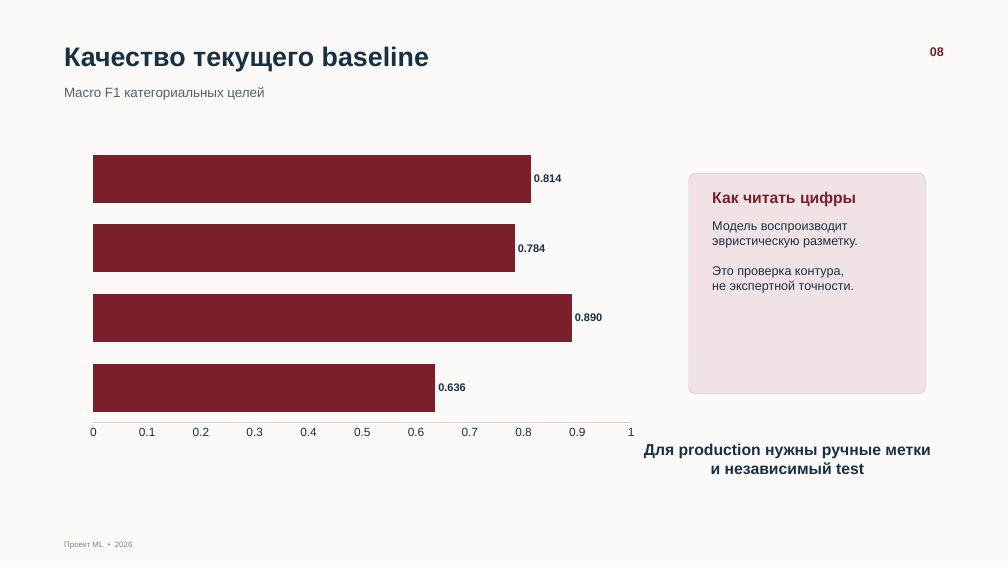
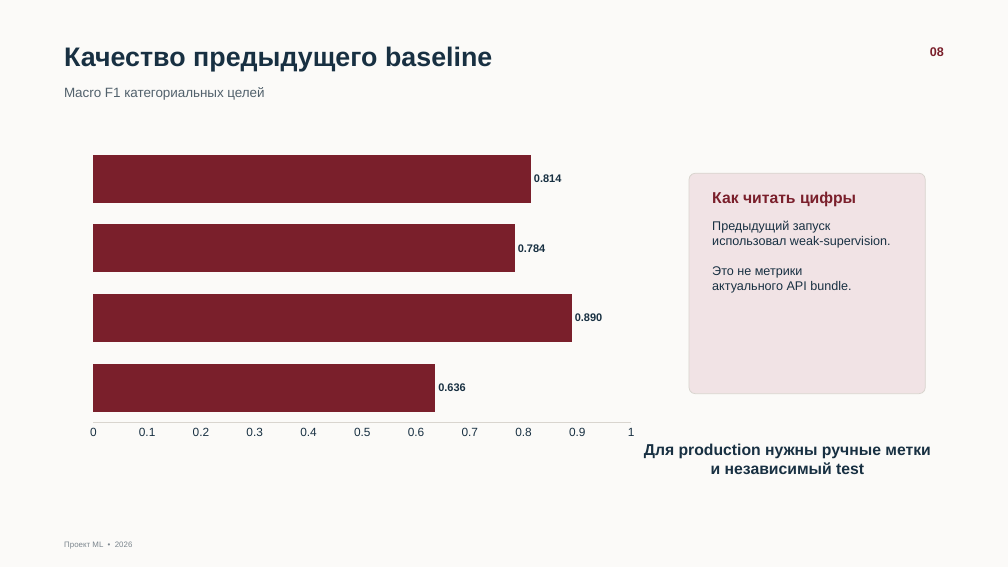
Before and after one commit to Daniil-fprog/netology_automatic_determination_wine_characteristics, a slide deck: slide 8 of presentations/wine_characteristics_defense_final.pptx. Drawn at 1008x567 pixels with LibreOffice and Linux fonts; fonts in the diff are those of the drawing. Boxes give left, top, right and bottom in pixels: in the first picture for what was removed or moved away, otherwise in the second. Text is boxed around its words. In the diff, an @@ line names an element or a change of style, - is before the commit and + after.

```diff
--- a/presentations/wine_characteristics_defense_final.pptx
+++ b/presentations/wine_characteristics_defense_final.pptx
@@ text at [64,46,492,71]: text changed @@
-Качество текущего baseline
+Качество предыдущего baseline
@@ text at [712,220,891,293]: text changed @@
-Модель воспроизводит
-эвристическую разметку.
-Это проверка контура,
-не экспертной точности.
+Предыдущий запуск
+использовал weak-supervision.
+Это не метрики
+актуального API bundle.
```
Also in this commit, not shown: 6 other slides changed, 10 other files.
